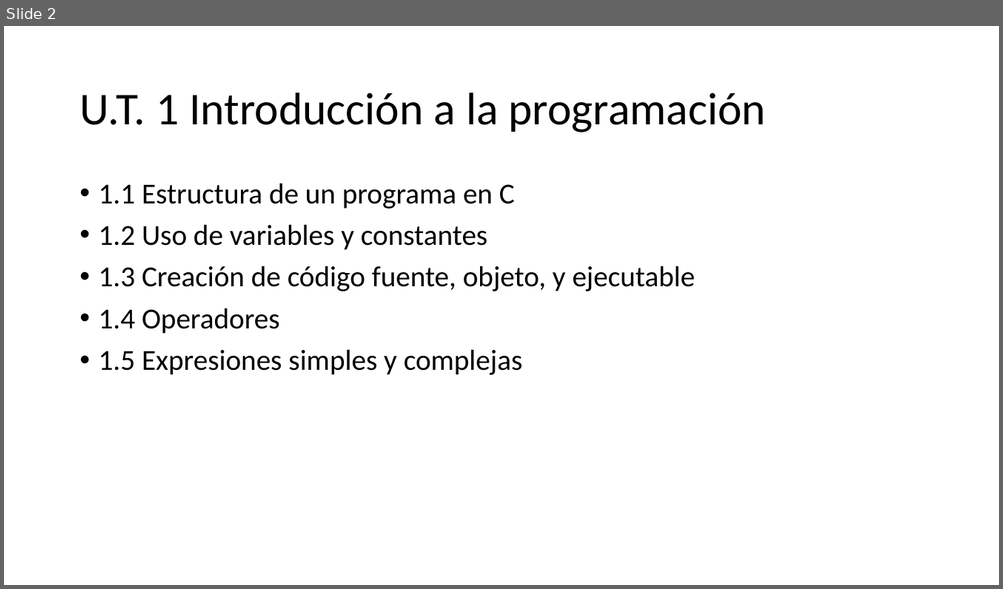
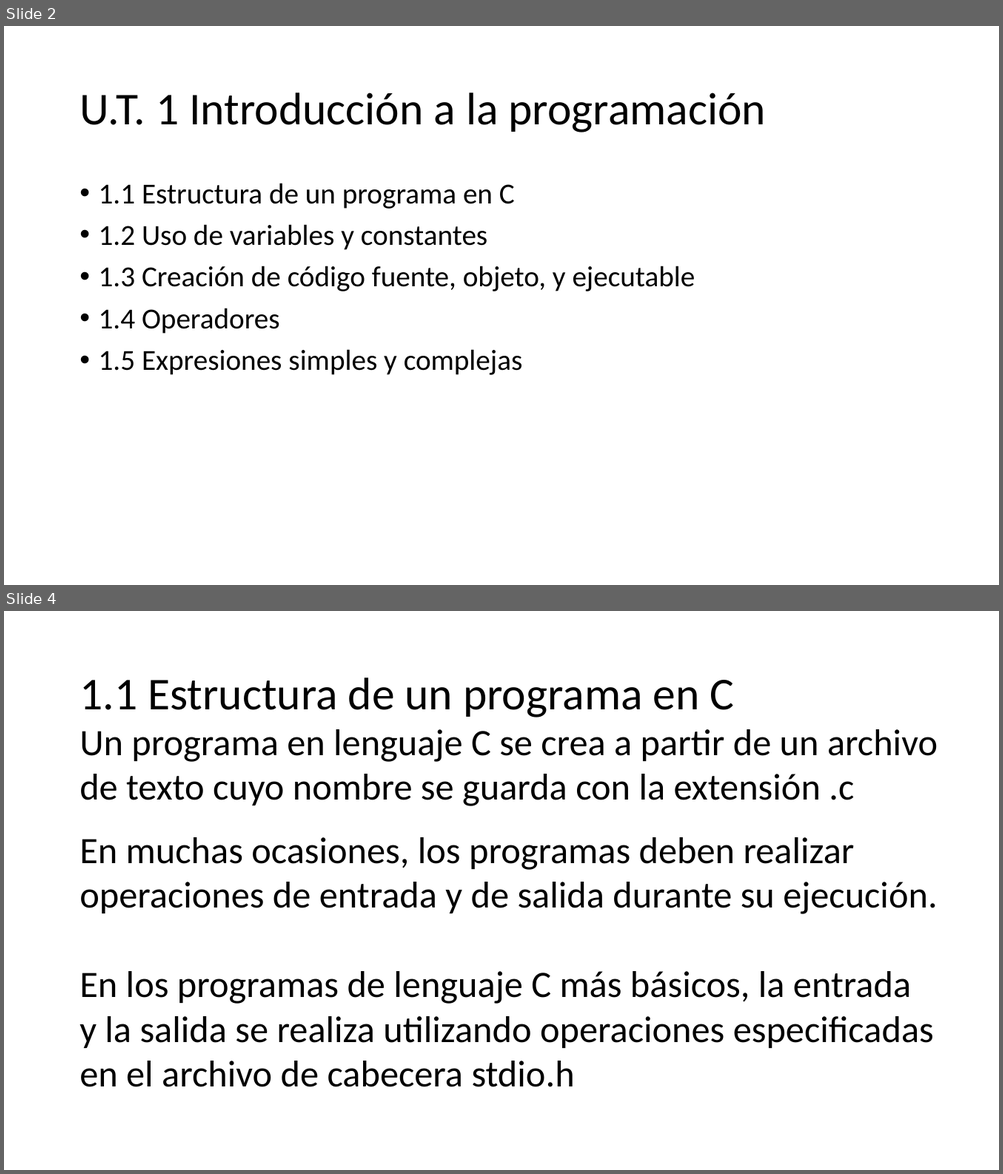
Before and after one commit to programacionestructurada/2021-2, a slide deck: U1_Introduccion_a_la_programacion/U1.pptx. Shown one above the other, each under a label of ours: slide 2 before the commit, slides 2 and 4 after it; the slides between them are not shown. The pictures are 1003x589 and 1003x1174 pixels, drawn with LibreOffice and Linux fonts; fonts in the diff are those of the drawing. Boxes give left, top, right and bottom in pixels: in the first picture for what was removed or moved away, otherwise in the second. Text is boxed around its words. In the diff, an @@ line names an element or a change of style, - is before the commit and + after.

```diff
--- a/U1_Introduccion_a_la_programacion/U1.pptx
+++ b/U1_Introduccion_a_la_programacion/U1.pptx
@@ slide 4 added at <box>4,611,999,1170</box>, background #FFFFFF @@
@@ title added at <box>79,678,734,718</box>, 44 pt, text #000000 @@
+1.1 Estructura de un programa en C
@@ text added at <box>79,729,937,806</box>, 36 pt, text #000000 @@
+Un programa en lenguaje C se crea a partir de un archivo
+de texto cuyo nombre se guarda con la extensión .c
@@ text added at <box>79,837,936,1088</box>, 36 pt, text #000000 @@
+En muchas ocasiones, los programas deben realizar
+operaciones de entrada y de salida durante su ejecución.
+En los programas de lenguaje C más básicos, la entrada
+y la salida se realiza utilizando operaciones especificadas
+en el archivo de cabecera stdio.h
```
Also in this commit, not shown: 1 slide changed, 8 other slides added, 1 slide removed, 1 other file.
